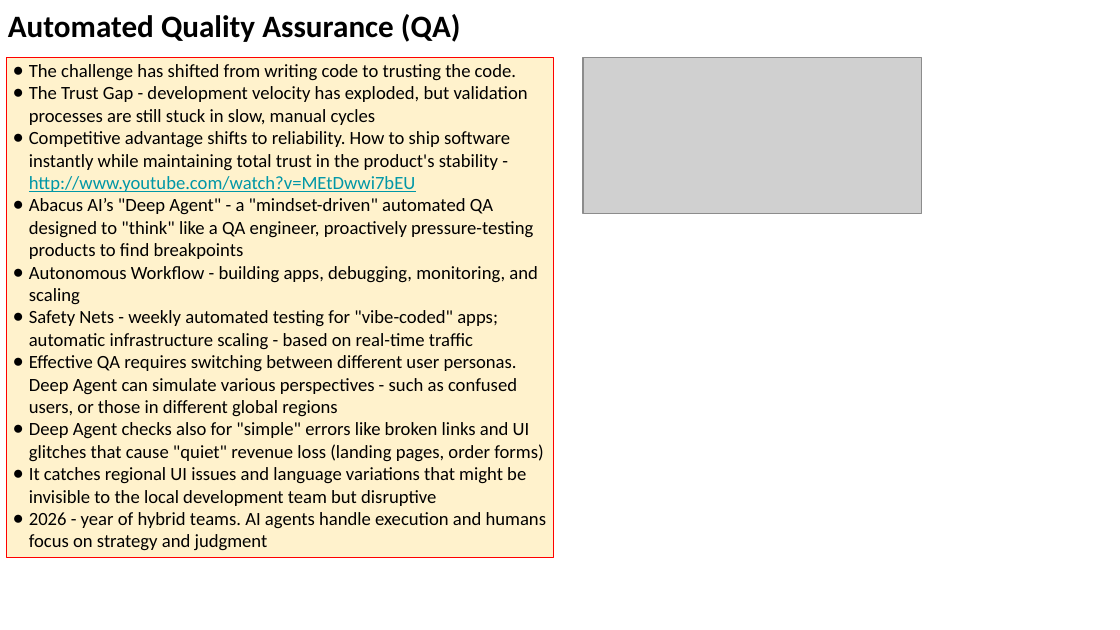
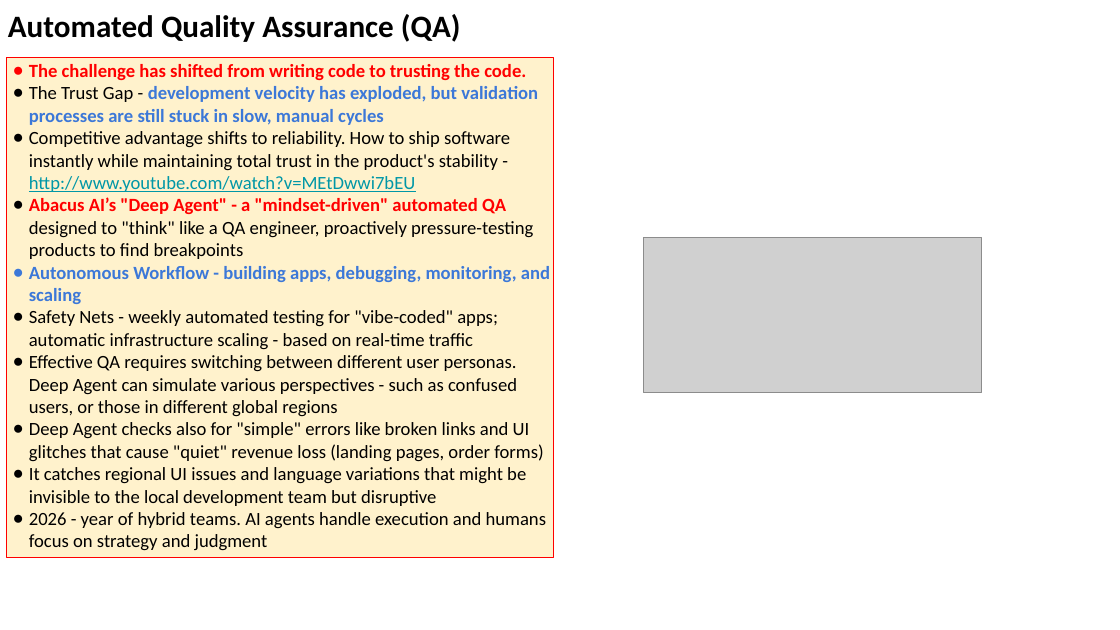
Before and after one commit to lselector/seminar, a slide deck: slide 20 of 2026/2026-01-30-AI-Updates.pptx (slide 19 before the commit). Drawn at 1120x630 pixels with LibreOffice and Linux fonts; fonts in the diff are those of the drawing; grey boxes stand for pictures. Boxes give left, top, right and bottom in pixels: in the first picture for what was removed or moved away, otherwise in the second. Text is boxed around its words. In the diff, an @@ line names an element or a change of style, - is before the commit and + after.

```diff
--- a/2026/2026-01-30-AI-Updates.pptx
+++ b/2026/2026-01-30-AI-Updates.pptx
@@ text in rectangle at <box>29,64,550,304</box>: text colour #000000 to #FF0000 in "The challenge has shifted from writing code ...", "Abacus AI’s "Deep Agent" - a "mindset-driven" ..."; bold on in "The challenge has shifted from writing code ...", "development velocity has exploded, but validation processes ...", "Abacus AI’s "Deep Agent" - a "mindset-driven" ...", "Autonomous Workflow - building apps, debugging, monitoring, ..."; text colour #000000 to #3C78D8 in "development velocity has exploded, but validation processes ...", "Autonomous Workflow - building apps, debugging, monitoring, ..."; bullet colour #000000 to #FF0000; bullet colour #000000 to #3C78D8 @@
@@ picture: place and size @@
-picture at <box>584,58,922,214</box>
+picture at <box>643,237,981,393</box>
```
Also in this commit, not shown: 4 other slides changed, 2 slides added, 1 slide removed.
